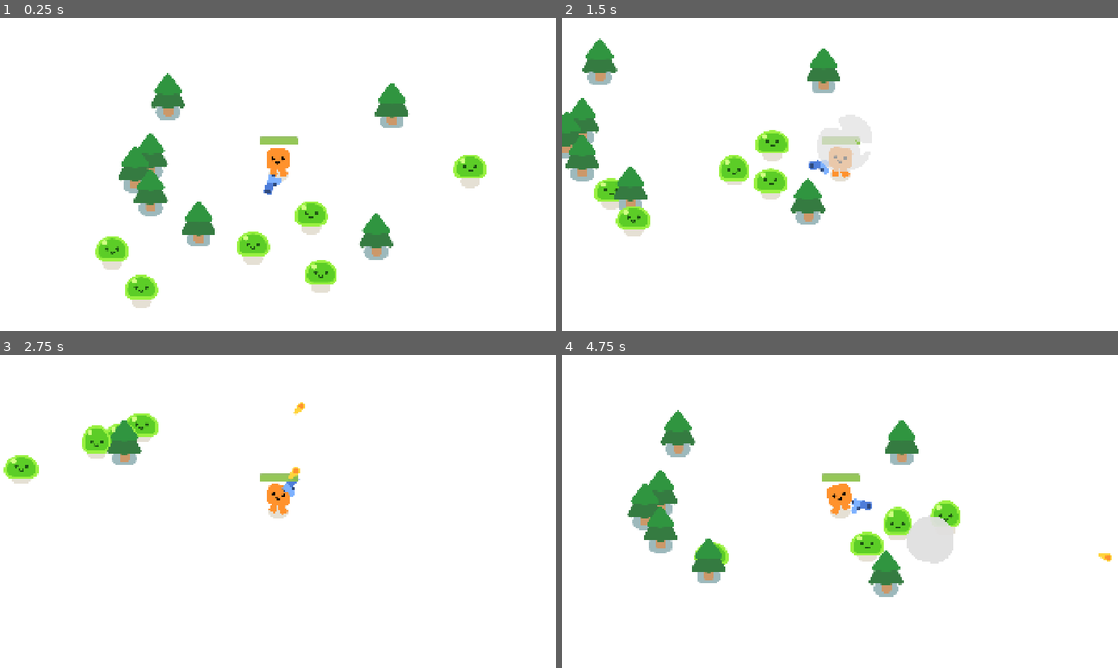
Above: before the commit, frames 1-4 (two rows, left to right).
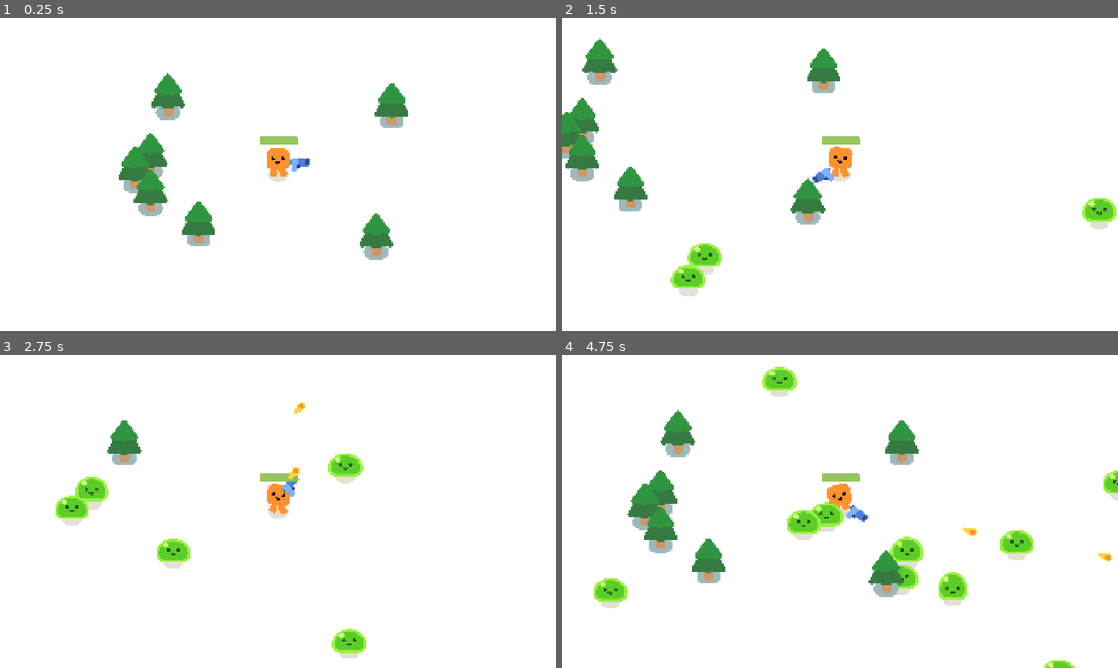
Above: after the commit, the same moments.

Repository: TohidEq/uni-godot-games
Game: Godot game, scene res://game.tscn
Two runs of this game, one before a commit and one after it. Both use one fixed random seed, a clock stepped at 60 frames per second and the inputs below.
Inputs (mouse positions are in pixels of both pictures, inside the frame that each line leads up to):
- Up to frame 1 (0.25 s): no input
- Up to frame 2 (1.5 s): move the mouse to (962, 158) at 0.52 s; press the mouse at (962, 158) at 0.53 s; hold D (move_right) 0.53-1.28 s; move the mouse to (728, 190) at 1.27 s; release the mouse at (728, 190) at 1.28 s; hold S (move_down) from 1.28 s (still down); click (728, 190) at 1.35 s
- Up to frame 3 (2.75 s): move the mouse to (333, 442) at 2.02 s; release S (move_down) at 2.03 s; press the mouse at (333, 442) at 2.03 s; hold D (move_right) from 2.03 s (still down)
- Up to frame 4 (4.75 s): move the mouse to (812, 574) at 2.77 s; release D (move_right) at 2.78 s; release the mouse at (812, 574) at 2.78 s; hold W (move_up) 2.78-3.53 s; click (812, 574) at 2.85 s; move the mouse to (1006, 558) at 3.52 s; press the mouse at (1006, 558) at 3.53 s; hold A (move_left) from 3.53 s (still down); move the mouse to (673, 464) at 4.27 s; release the mouse at (673, 464) at 4.28 s; click (673, 464) at 4.35 s

The runs differ from the first frame. In frame 1, 3.1% of the frame differs, in the area x 17-88%, y 43-93%; in frame 2, 4.2%; in frame 3, 3.6%; in frame 4, 6.1%, in the area x 5-100%, y 3-100%.

Commit message:
GAME OVER

Diff:
--- /dev/null
+++ b/deadlydarlings/game.gd
@@ -0,0 +1,22 @@
+extends Node2D
+@onready var path_follow_2d: PathFollow2D = $Player/Path2D/PathFollow2D
+
+
+
+
+
+func spawn_mob():
+  var new_mob = preload("res://mob/mob.tscn").instantiate()
+  path_follow_2d.progress_ratio = randf()
+  new_mob.global_position= path_follow_2d.global_position
+  add_child(new_mob)
+
+
+func _on_timer_timeout() -> void:
+  spawn_mob()
+
+@onready var game_over: CanvasLayer = $GameOver
+
+func _on_player_health_depleted() -> void:
+  game_over.visible =true
+  get_tree().paused=true
--- a/deadlydarlings/game.tscn
+++ b/deadlydarlings/game.tscn
@@ -1,11 +1,18 @@
-[gd_scene load_steps=4 format=3 uid="uid://b7ay8dvcdj8us"]
+[gd_scene load_steps=5 format=3 uid="uid://b7ay8dvcdj8us"]
 
 [ext_resource type="PackedScene" uid="uid://c0pf21fe3yl3w" path="res://player/player.tscn" id="1_80nbo"]
+[ext_resource type="Script" uid="uid://b412snmvekaat" path="res://game.gd" id="1_fc0e3"]
 [ext_resource type="PackedScene" uid="uid://bk07kpy4714s6" path="res://prine_tree.tscn" id="2_e2o6t"]
-[ext_resource type="PackedScene" uid="uid://1rfkb5m2kubk" path="res://mob/mob.tscn" id="3_feb5d"]
+
+[sub_resource type="Curve2D" id="Curve2D_feb5d"]
+_data = {
+"points": PackedVector2Array(0, 0, 0, 0, -59, -69, 0, 0, 0, 0, 1998, -82, 0, 0, 0, 0, 2001, 1134, 0, 0, 0, 0, -56, 1145, 0, 0, 0, 0, -56, -69)
+}
+point_count = 5
 
 [node name="Game" type="Node2D"]
 y_sort_enabled = true
+script = ExtResource("1_fc0e3")
 
 [node name="CanvasLayer" type="CanvasLayer" parent="."]
 layer = -30
@@ -17,6 +24,15 @@
 
 [node name="Player" parent="." instance=ExtResource("1_80nbo")]
 position = Vector2(1001, 520)
+
+[node name="Path2D" type="Path2D" parent="Player"]
+position = Vector2(-1001, -520)
+curve = SubResource("Curve2D_feb5d")
+
+[node name="PathFollow2D" type="PathFollow2D" parent="Player/Path2D"]
+position = Vector2(-39.3214, -69.1244)
+rotation = -0.0063198
+progress = 19.6318
 
 [node name="PrineTree" parent="." instance=ExtResource("2_e2o6t")]
 position = Vector2(506, 555)
@@ -39,20 +55,36 @@
 [node name="PrineTree7" parent="." instance=ExtResource("2_e2o6t")]
 position = Vector2(726, 743)
 
-[node name="Mob" parent="." instance=ExtResource("3_feb5d")]
-position = Vector2(383, 849)
+[node name="Timer" type="Timer" parent="."]
+wait_time = 0.4
+autostart = true
 
-[node name="Mob2" parent="." instance=ExtResource("3_feb5d")]
-position = Vector2(1713, 544)
+[node name="GameOver" type="CanvasLayer" parent="."]
+visible = false
 
-[node name="Mob3" parent="." instance=ExtResource("3_feb5d")]
-position = Vector2(899, 857)
+[node name="ColorRect" type="ColorRect" parent="GameOver"]
+anchors_preset = 15
+anchor_right = 1.0
+anchor_bottom = 1.0
+offset_left = -5.0
+offset_top = -5.0
+offset_right = 13.0
+offset_bottom = 10.0
+grow_horizontal = 2
+grow_vertical = 2
+color = Color(0.121569, 0.121569, 0.121569, 0.639216)
 
-[node name="Mob4" parent="." instance=ExtResource("3_feb5d")]
-position = Vector2(1141, 746)
+[node name="Label" type="Label" parent="GameOver/ColorRect"]
+layout_mode = 1
+anchors_preset = 15
+anchor_right = 1.0
+anchor_bottom = 1.0
+grow_horizontal = 2
+grow_vertical = 2
+theme_override_font_sizes/font_size = 120
+text = "GAME OVER"
+horizontal_alignment = 1
+vertical_alignment = 1
 
-[node name="Mob5" parent="." instance=ExtResource("3_feb5d")]
-position = Vector2(1166, 954)
-
-[node name="Mob6" parent="." instance=ExtResource("3_feb5d")]
-position = Vector2(491, 992)
+[connection signal="health_depleted" from="Player" to="." method="_on_player_health_depleted"]
+[connection signal="timeout" from="Timer" to="." method="_on_timer_timeout"]
Not shown, added: deadlydarlings/game.gd.uid
